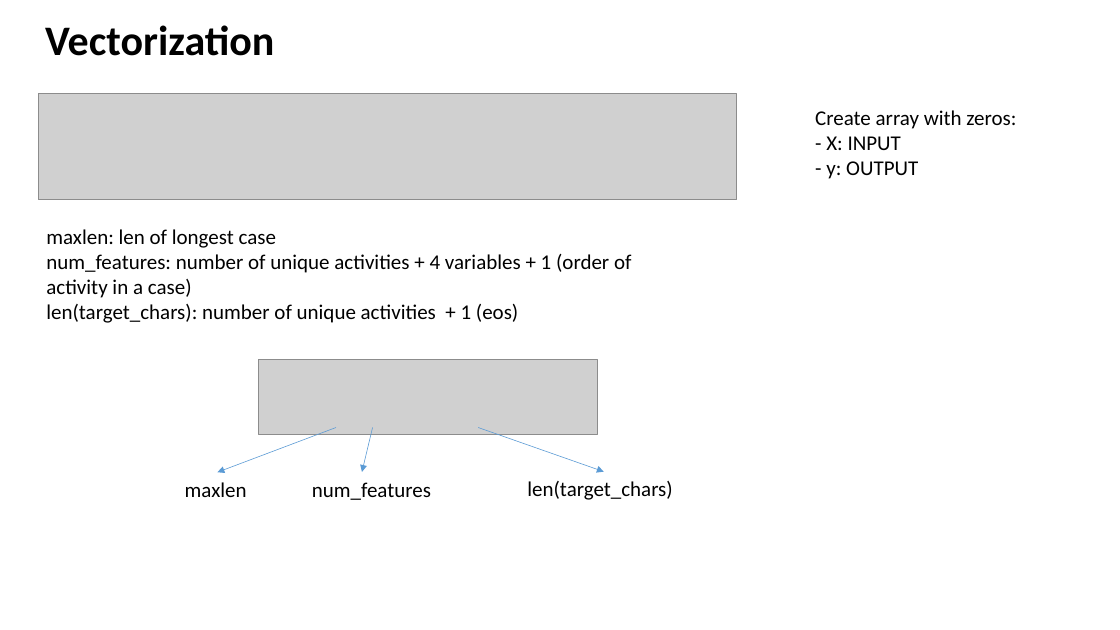
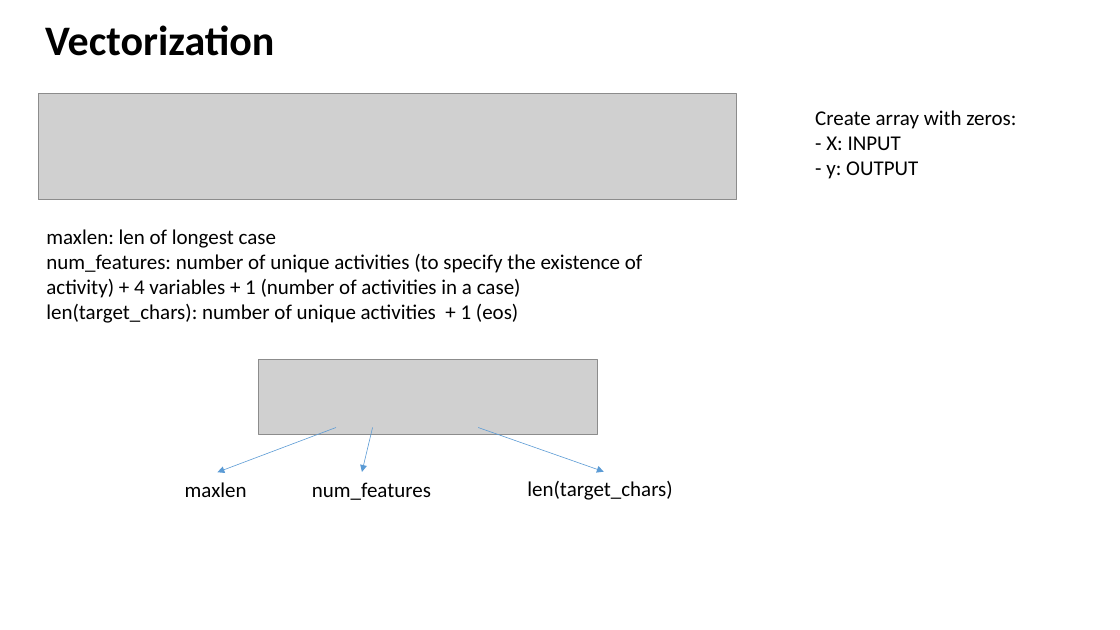
Before and after one commit to guptam/process-sequence, a slide deck: slide 8 of report.pptx. Drawn at 1120x630 pixels with LibreOffice and Linux fonts; fonts in the diff are those of the drawing; grey boxes stand for pictures. Boxes give left, top, right and bottom in pixels: in the first picture for what was removed or moved away, otherwise in the second. Text is boxed around its words. In the diff, an @@ line names an element or a change of style, - is before the commit and + after.

```diff
--- a/report.pptx
+++ b/report.pptx
@@ text at box(46, 254, 642, 298): text changed @@
-num_features: number of unique activities + 4 variables + 1 (order of activity in a case)
+num_features: number of unique activities (to specify the existence of activity) + 4 variables + 1 (number of activities in a case)
```
Also in this commit, not shown: 1 other slide changed, 4 slides added, 1 slide removed.
